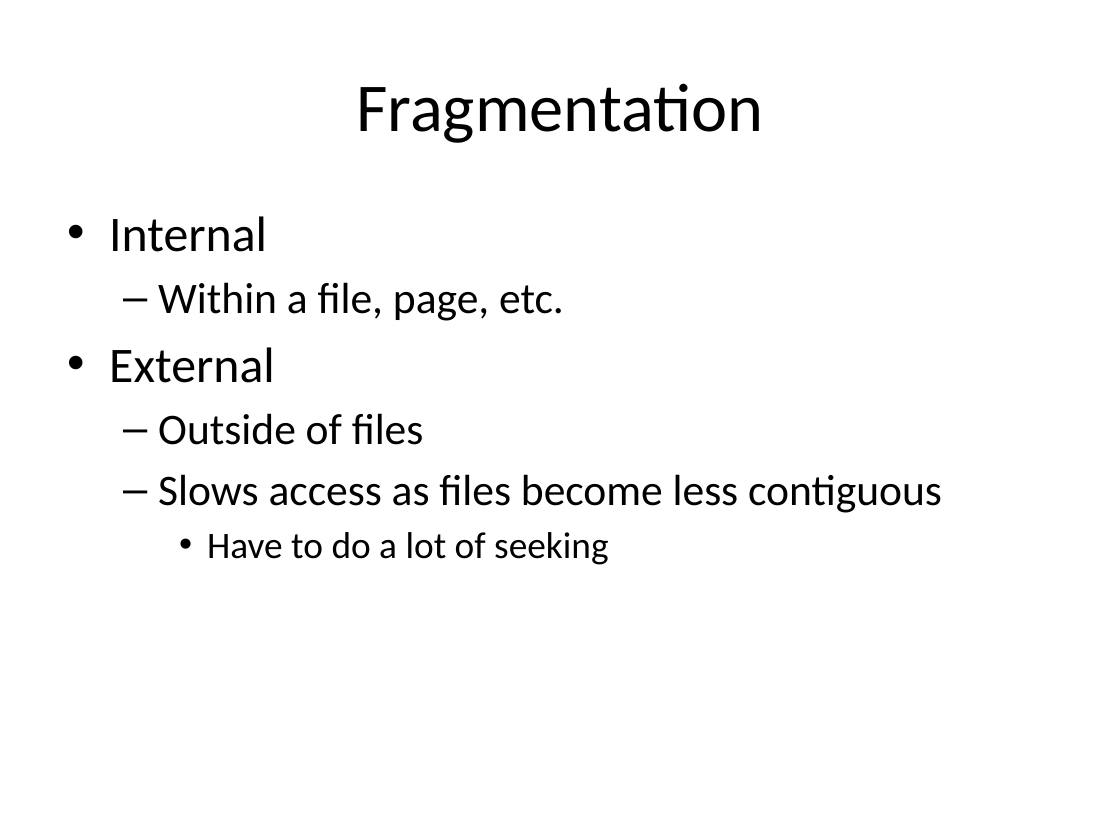
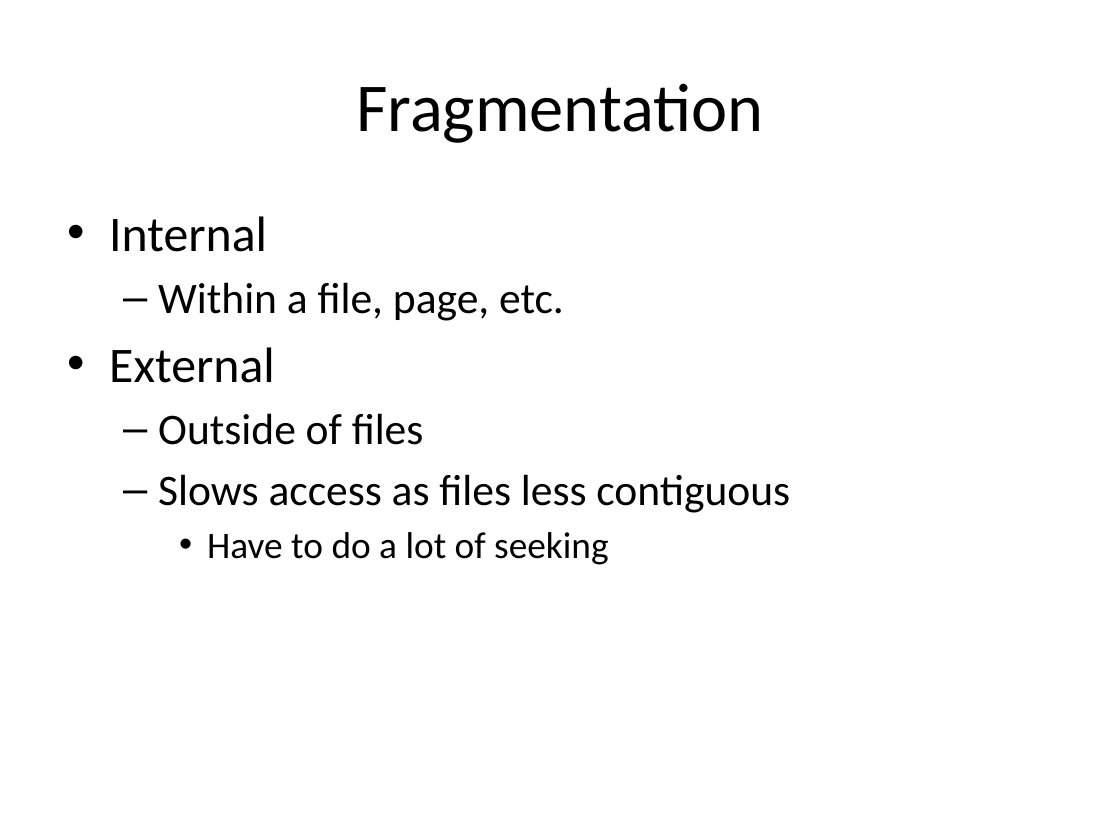
Before and after one commit to ivogeorg/cs1030, a slide deck: slide 27 of slides-steve/Chapter 04.pptx. Drawn at 1120x840 pixels with LibreOffice and Linux fonts; fonts in the diff are those of the drawing; background and template pictures are left out. Boxes give left, top, right and bottom in pixels: in the first picture for what was removed or moved away, otherwise in the second. Text is boxed around its words. In the diff, an @@ line names an element or a change of style, - is before the commit and + after.

```diff
--- a/slides-steve/Chapter 04.pptx
+++ b/slides-steve/Chapter 04.pptx
@@ text at bbox=[158, 474, 790, 513]: text changed @@
-  – Slows access as files become less contiguous
+  – Slows access as files less contiguous
```
Also in this commit, not shown: 14 other slides changed, 1 other file.
